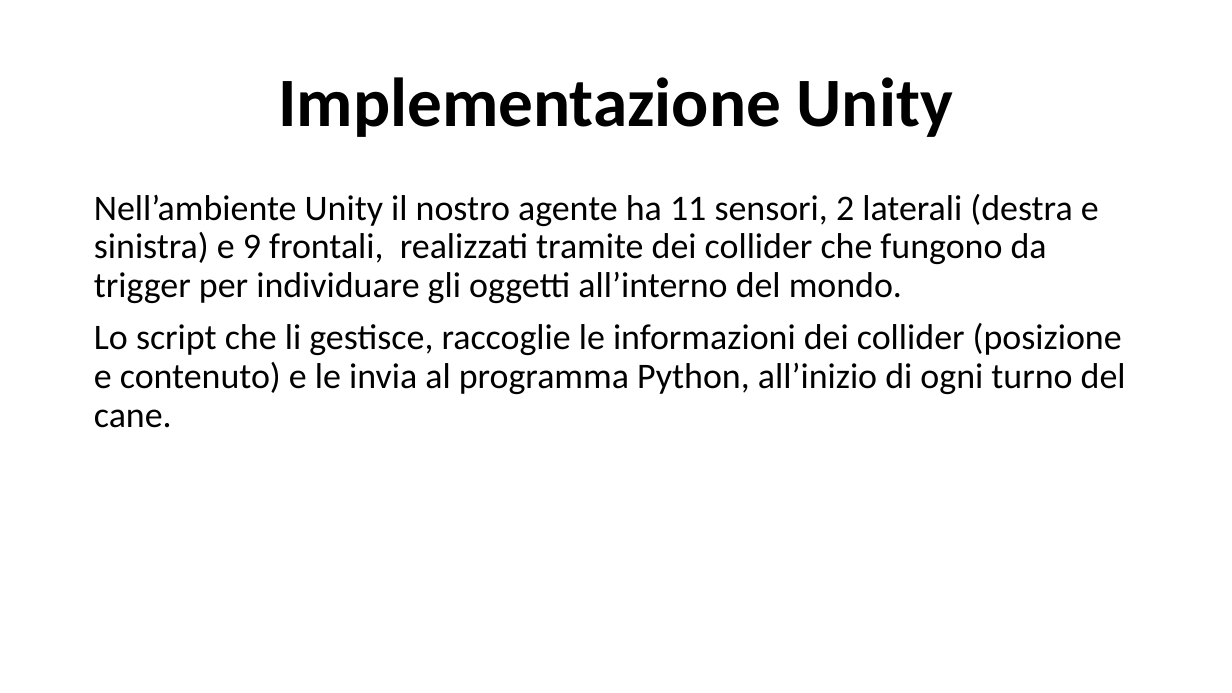
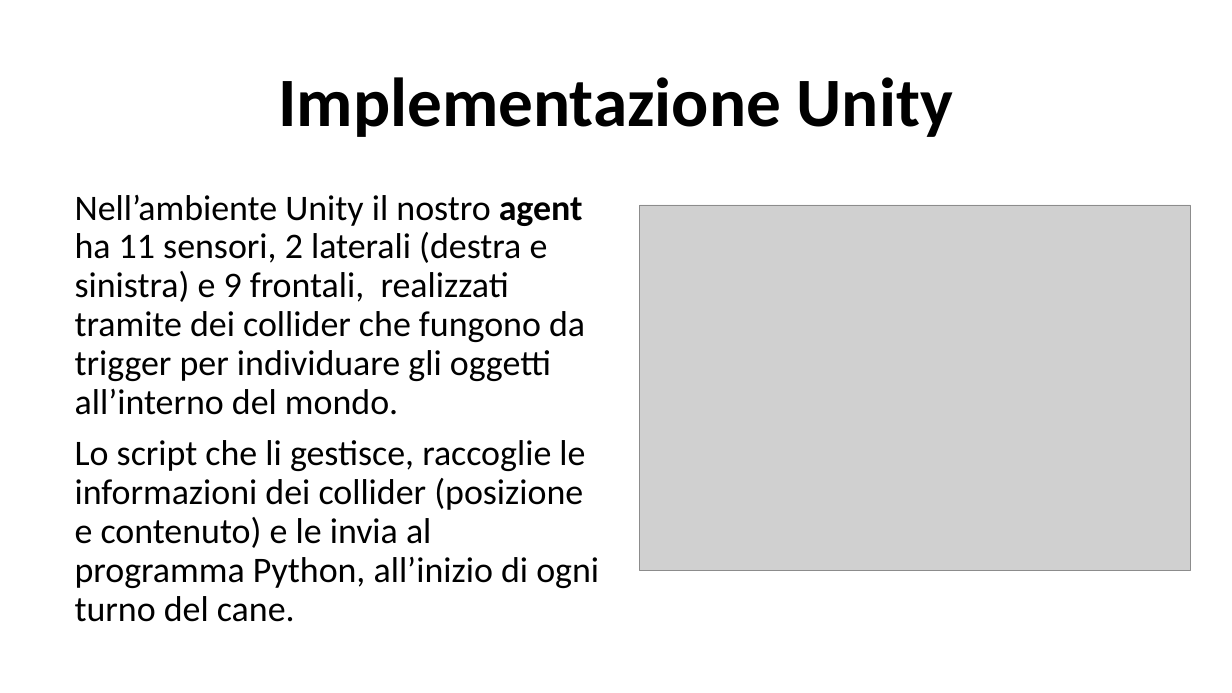
Before and after one commit to LorisNanni91/ProgettoRobotica, a slide deck: slide 8 of Presentazione progetto.pptx. Drawn at 1232x693 pixels with LibreOffice and Linux fonts; fonts in the diff are those of the drawing; grey boxes stand for pictures. Boxes give left, top, right and bottom in pixels: in the first picture for what was removed or moved away, otherwise in the second. Text is boxed around its words. In the diff, an @@ line names an element or a change of style, - is before the commit and + after.

```diff
--- a/Presentazione progetto.pptx
+++ b/Presentazione progetto.pptx
@@ text "Nell’ambiente Unity il nostro agent ..." moved from (x1=94, y1=194, x2=1126, y2=428) to (x1=75, y1=195, x2=599, y2=622) @@
@@ text at (x1=75, y1=195, x2=585, y2=415): text changed @@
-Nell’ambiente Unity il nostro agente ha 11 sensori, 2 laterali (destra e sinistra) e 9 frontali, realizzati tramite dei collider che fungono da trigger per individuare gli oggetti all’interno del mondo.
+Nell’ambiente Unity il nostro agent ha 11 sensori, 2 laterali (destra e sinistra) e 9 frontali, realizzati tramite dei collider che fungono da trigger per individuare gli oggetti all’interno del mondo.
@@ picture added at (x1=640, y1=205, x2=1191, y2=571) @@
```
Also in this commit, not shown: 10 other slides changed, 1 slide added, 14 other files.
